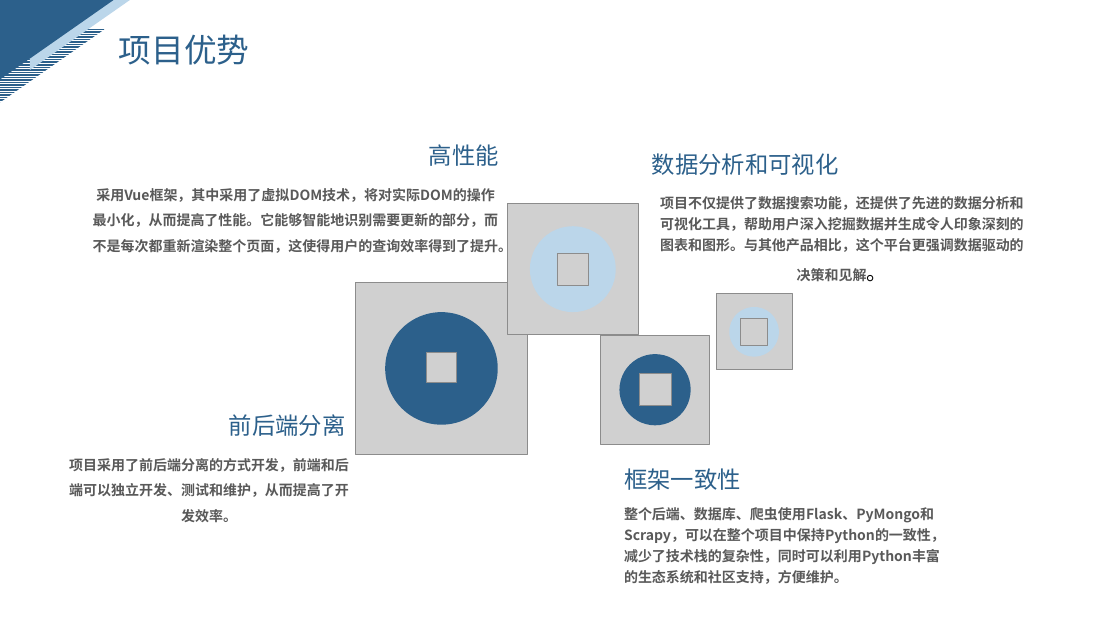
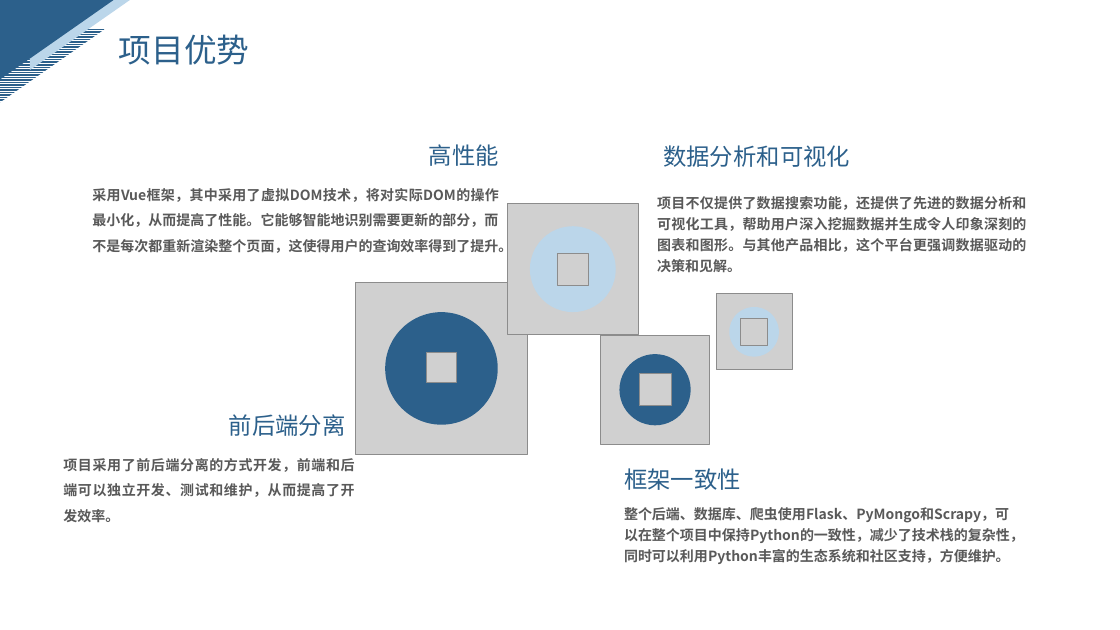
Before and after one commit to ZhangYHe/BIT-2023-ZYGC, a slide deck: slide 7 of doc/问题陈述.pptx (slide 6 before the commit). Drawn at 1120x630 pixels with LibreOffice and Linux fonts; fonts in the diff are those of the drawing; grey boxes stand for pictures. Boxes give left, top, right and bottom in pixels: in the first picture for what was removed or moved away, otherwise in the second. Text is boxed around its words. In the diff, an @@ line names an element or a change of style, - is before the commit and + after.

```diff
--- a/doc/问题陈述.pptx
+++ b/doc/问题陈述.pptx
@@ text "数据分析和可视化" moved from (x1=652, y1=153, x2=839, y2=175) to (x1=663, y1=145, x2=850, y2=167) @@
@@ text "数据分析和可视化" at (x1=663, y1=145, x2=850, y2=167): alignment right to left @@
@@ text "采用Vue框架，其中采用了虚拟DOM技术，将对实际DOM的操作最小化，从而提高了性能。它能够智能地识别需要更新的部分，而 ..." at (x1=92, y1=188, x2=512, y2=255): alignment centre to justified @@
@@ text "项目不仅提供了数据搜索功能，还提供了先进的数据分析和可视化工具，帮助用户深入挖掘数据并生成令人印象深刻的图表和图形。与其 ..." at (x1=657, y1=196, x2=1026, y2=273): size 18 to 12 pt, text colour #000000 to #595959, bold on in "项目不仅提供了数据搜索功能，还提供了先进的数据分析和可视化工具，帮助用户深入挖掘数据并生成令人印象深刻的图表和图形。与其 ..."; alignment centre to justified @@
@@ text "项目采用了前后端分离的方式开发，前端和后端可以独立开发、测试和维护，从而提高了开发效率。" at (x1=63, y1=458, x2=354, y2=522): alignment centre to justified @@
@@ text "整个后端、数据库、爬虫使用Flask、PyMongo和Scrapy，可以在整个项目中保持Python的一致性，减少了技术 ..." rewrapped from (x1=624, y1=507, x2=945, y2=584) to (x1=624, y1=507, x2=1024, y2=564) @@
```
Also in this commit, not shown: 6 other slides changed, 8 slides added.
